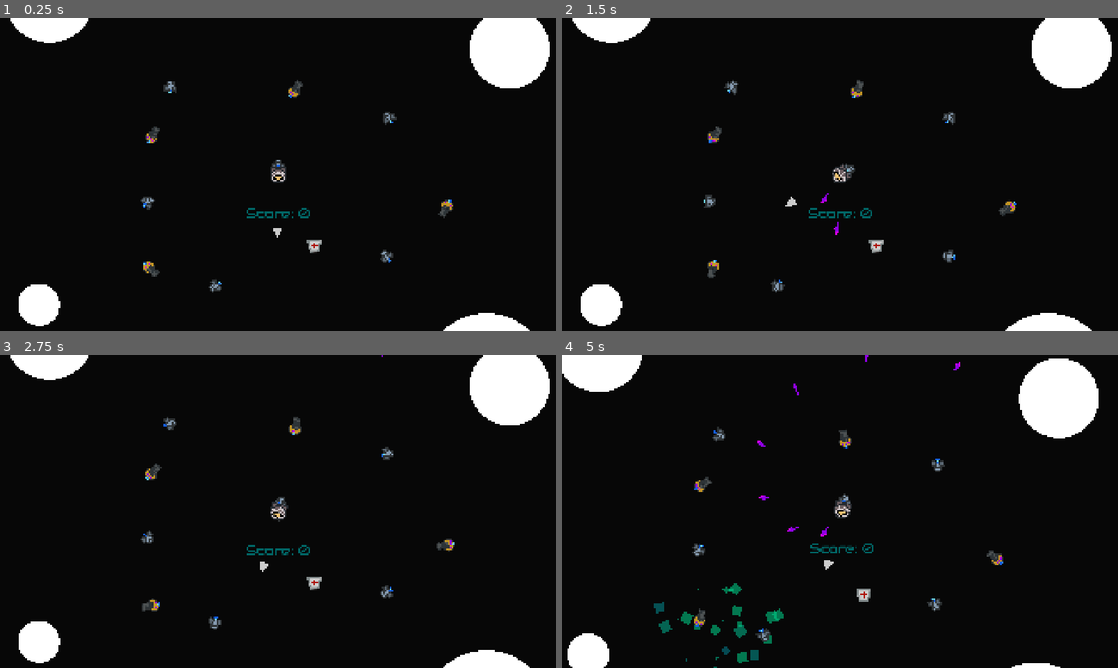
Above: before the commit, frames 1-4 (two rows, left to right).
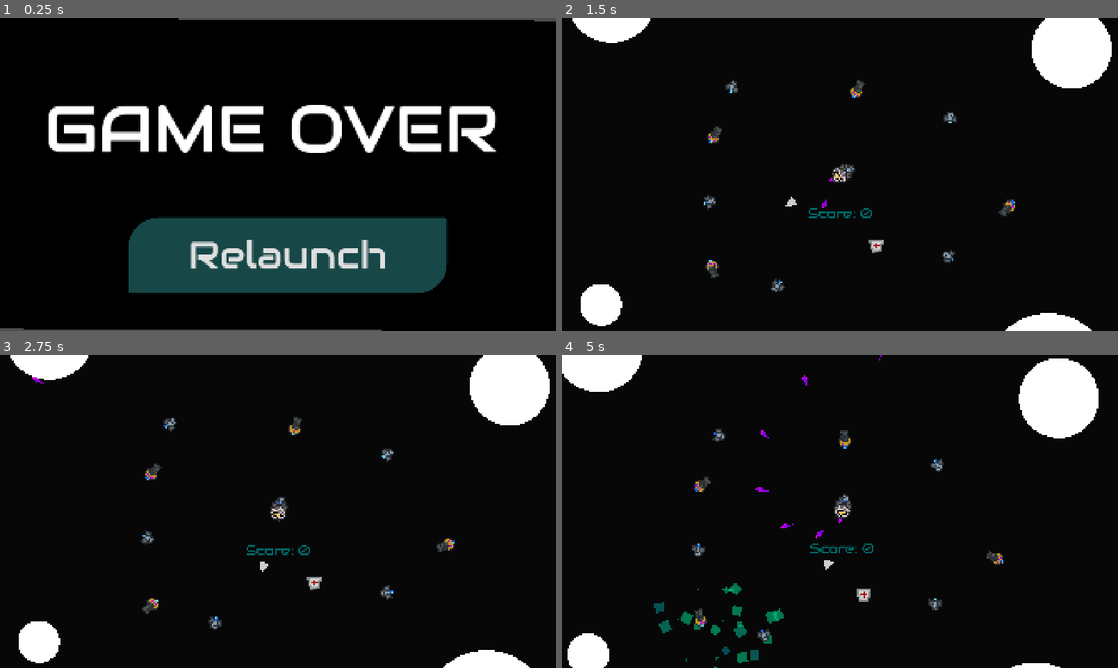
Above: after the commit, the same moments.

Repository: Leeway001Write/melonJam6
Game: Godot game, scene res://Menus/gameOver.tscn
The game is run twice, just before and just after one commit, with the same random seed, the same clock (stepped at 60 frames per second) and the same inputs. Before the commit the project starts from res://Levels/world.tscn.
Inputs (mouse positions are in pixels of both pictures, inside the frame that each line leads up to):
- Up to frame 1 (0.25 s): no input
- Up to frame 2 (1.5 s): click (851, 255) at 0.5 s, where only the run after the commit has a clickable "Relaunch"; hold D (right) from 1.28 s (still down); hold Space (fire) from 1.28 s (still down)
- Up to frame 3 (2.75 s): release D (right) at 2.03 s; release Space (fire) at 2.03 s; hold A (left) from 2.03 s (still down); tap Space (fire) at 2.1 s
- Up to frame 4 (5 s): release A (left) at 2.78 s; hold D (right) 2.78-3.53 s; hold Space (fire) 2.78-3.53 s; hold W (forward) 3.53-4.28 s; tap Space (fire) at 3.6 s; hold A (left) from 4.28 s (still down); hold Space (fire) from 4.28 s (still down)

The runs differ from the first frame. In frame 1, 26% of the frame differs, in the area x 0-100%, y 0-100%; in frame 2, 0.4%; in frame 3, 0.4%; in frame 4, 0.6%.

Commit message:
Added menu

Diff:
--- a/escape-from-greenland/Levels/world.tscn
+++ b/escape-from-greenland/Levels/world.tscn
@@ -443,22 +443,18 @@
 [node name="Gun14" parent="Q3/Items/Guns" instance=ExtResource("19_43wwi")]
 position = Vector2(-13339, 1980)
 rotation = -0.824687
-scale = Vector2(1, 1)
 
 [node name="Gun15" parent="Q3/Items/Guns" instance=ExtResource("19_43wwi")]
 position = Vector2(-17399, 4857)
 rotation = -0.824687
-scale = Vector2(1, 1)
 
 [node name="Gun16" parent="Q3/Items/Guns" instance=ExtResource("19_43wwi")]
 position = Vector2(-17336, 7513)
 rotation = -0.824687
-scale = Vector2(1, 1)
 
 [node name="Gun17" parent="Q3/Items/Guns" instance=ExtResource("19_43wwi")]
 position = Vector2(-11196, 8240)
 rotation = -0.824687
-scale = Vector2(1, 1)
 
 [node name="Gun18" parent="Q3/Items/Guns" instance=ExtResource("19_43wwi")]
 position = Vector2(-7073, 7285)
@@ -549,7 +545,6 @@
 [node name="Booster9" parent="Q3/Items/Boosters" instance=ExtResource("18_oyb16")]
 position = Vector2(-12974, 8985)
 rotation = 0.282427
-scale = Vector2(1, 1)
 
 [node name="Booster12" parent="Q3/Items/Boosters" instance=ExtResource("18_oyb16")]
 position = Vector2(-9509, 10611)
@@ -558,7 +553,6 @@
 [node name="Booster13" parent="Q3/Items/Boosters" instance=ExtResource("18_oyb16")]
 position = Vector2(-7427, 8647)
 rotation = 0.970717
-scale = Vector2(1, 1)
 
 [node name="Booster14" parent="Q3/Items/Boosters" instance=ExtResource("18_oyb16")]
 position = Vector2(-5321, 7304)
--- /dev/null
+++ b/escape-from-greenland/Menus/gameOver.tscn
@@ -0,0 +1,47 @@
+[gd_scene load_steps=5 format=3 uid="uid://b7d23xsvv7ug"]
+
+[ext_resource type="Theme" uid="uid://dbwop227trwpa" path="res://Themes/menu_theme.tres" id="1_ghtbf"]
+[ext_resource type="FontFile" uid="uid://cu50bi6hkwr8v" path="res://Fonts/Audiowide/Audiowide-Regular.ttf" id="2_5v0ck"]
+[ext_resource type="Script" uid="uid://bbfy6adsvi6gm" path="res://Menus/restart.gd" id="3_5v0ck"]
+
+[sub_resource type="LabelSettings" id="LabelSettings_3dyby"]
+font = ExtResource("2_5v0ck")
+font_size = 200
+
+[node name="Control" type="Control"]
+layout_mode = 3
+anchors_preset = 15
+anchor_right = 1.0
+anchor_bottom = 1.0
+grow_horizontal = 2
+grow_vertical = 2
+theme = ExtResource("1_ghtbf")
+
+[node name="ColorRect" type="ColorRect" parent="."]
+layout_mode = 0
+offset_right = 1925.0
+offset_bottom = 1071.0
+rotation = 0.00466331
+color = Color(0, 0, 0, 1)
+
+[node name="Label" type="Label" parent="."]
+layout_mode = 0
+offset_left = 151.0
+offset_top = 234.0
+offset_right = 220.0
+offset_bottom = 257.0
+scale = Vector2(1.13813, 1.13813)
+text = "GAME OVER"
+label_settings = SubResource("LabelSettings_3dyby")
+
+[node name="Button" type="Button" parent="."]
+layout_mode = 0
+offset_left = 442.0
+offset_top = 687.0
+offset_right = 1473.0
+offset_bottom = 943.0
+scale = Vector2(1.06777, 1.0265)
+theme = ExtResource("1_ghtbf")
+theme_override_fonts/font = ExtResource("2_5v0ck")
+text = "Relaunch"
+script = ExtResource("3_5v0ck")
--- /dev/null
+++ b/escape-from-greenland/Menus/restart.gd
@@ -0,0 +1,4 @@
+extends Button
+
+func _pressed():
+	get_tree().change_scene_to_file("res://Levels/world.tscn")
--- /dev/null
+++ b/escape-from-greenland/Themes/menu_theme.tres
@@ -0,0 +1,16 @@
+[gd_resource type="Theme" load_steps=3 format=3 uid="uid://dbwop227trwpa"]
+
+[ext_resource type="FontFile" uid="uid://cu50bi6hkwr8v" path="res://Fonts/Audiowide/Audiowide-Regular.ttf" id="1_sb3rf"]
+
+[sub_resource type="StyleBoxFlat" id="StyleBoxFlat_p7blt"]
+bg_color = Color(0.0914235, 0.279109, 0.279129, 1)
+corner_radius_top_left = 100
+corner_radius_top_right = 10
+corner_radius_bottom_right = 100
+corner_radius_bottom_left = 10
+
+[resource]
+default_font = ExtResource("1_sb3rf")
+default_font_size = 200
+Button/font_sizes/font_size = 125
+Button/styles/normal = SubResource("StyleBoxFlat_p7blt")
--- a/escape-from-greenland/project.godot
+++ b/escape-from-greenland/project.godot
@@ -11,7 +11,7 @@
 [application]
 
 config/name="Escape from Greenland"
-run/main_scene="uid://yueyhrgmxpo4"
+run/main_scene="uid://b7d23xsvv7ug"
 config/features=PackedStringArray("4.4", "GL Compatibility")
 config/icon="res://icon.svg"
 
Not shown, added: escape-from-greenland/Menus/restart.gd.uid
